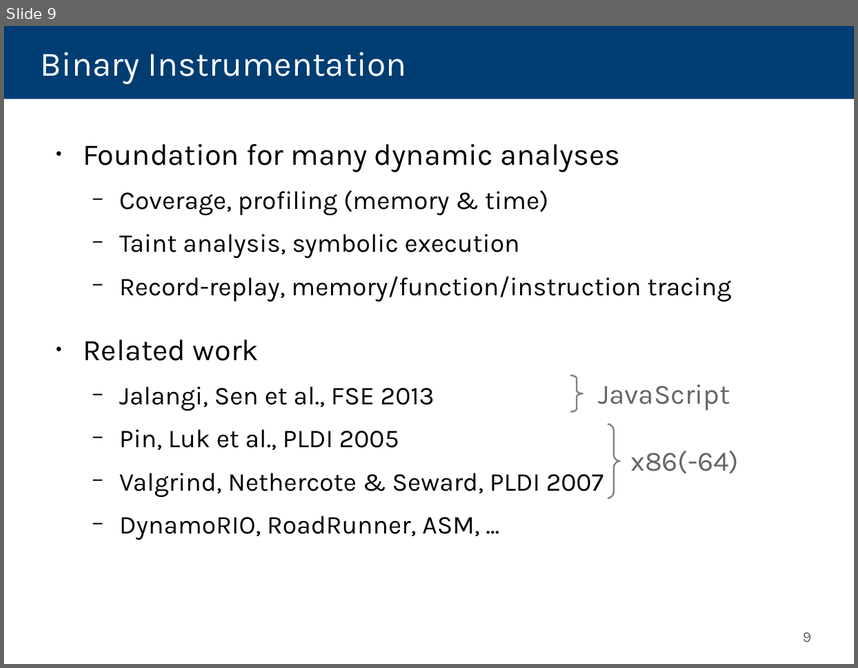
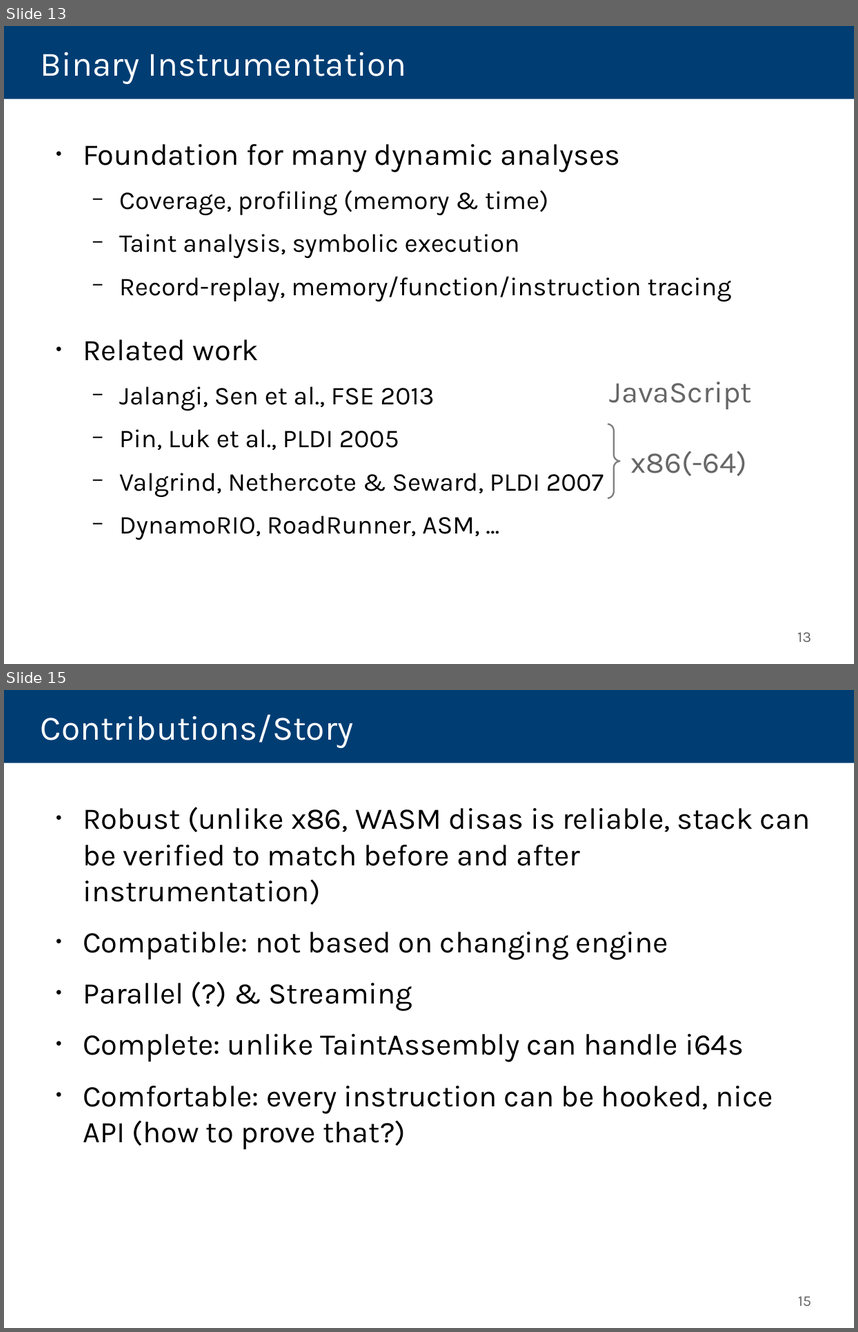
Before and after one commit to danleh/wasabi, a slide deck: 2018-04-11 Presentation/own-work.odp. Shown one above the other, each under a label of ours: slide 9 before the commit, slides 13 and 15 after it; the slides between them are not shown. The pictures are 858x668 and 858x1332 pixels, drawn with LibreOffice and Linux fonts; fonts in the diff are those of the drawing. Boxes give left, top, right and bottom in pixels: in the first picture for what was removed or moved away, otherwise in the second. Text is boxed around its words. In the diff, an @@ line names an element or a change of style, - is before the commit and + after.

Commit message:
wasm part of presentation finished, TODO: BI and A part

```diff
--- a/2018-04-11 Presentation/own-work.odp
+++ b/2018-04-11 Presentation/own-work.odp
@@ slide 15 added at [4,690,854,1328], background #FFFFFF @@
@@ title added at [4,690,854,762], fill #003D73, 32 pt, text #FFFFFF @@
+Contributions/Story
@@ text added at [83,807,811,1150], 28 pt, text #000000 @@
+● Robust (unlike x86, WASM disas is reliable, stack can be verified to match before and after instrumentation)
+● Compatible: not based on changing engine
+● Parallel (?) & Streaming
+● Complete: unlike TaintAssembly can handle i64s
+● Comfortable: every instruction can be hooked, nice API (how to prove that?)
@@ page number added at [798,1296,811,1305], 14 pt, text #666666 @@
+15
@@ what was slide 9 is now slide 13 @@
@@ slide 13 changed as well @@
@@ freeform shape removed at [571,375,584,412] @@
@@ text "JavaScript" at [610,381,752,409]: size 26 to 28 pt @@
@@ text "JavaScript": place and size @@
-text "JavaScript" at [598,384,731,410]
+text "JavaScript" at [610,381,752,409]
@@ text "x86(-64)" at [631,450,747,476]: size 26 to 28 pt @@
@@ page number at [797,632,811,641]: text changed @@
-9
+13
```
Also in this commit, not shown: 3 other slides changed, 13 other slides added, 4 slides removed, 2 other files.
